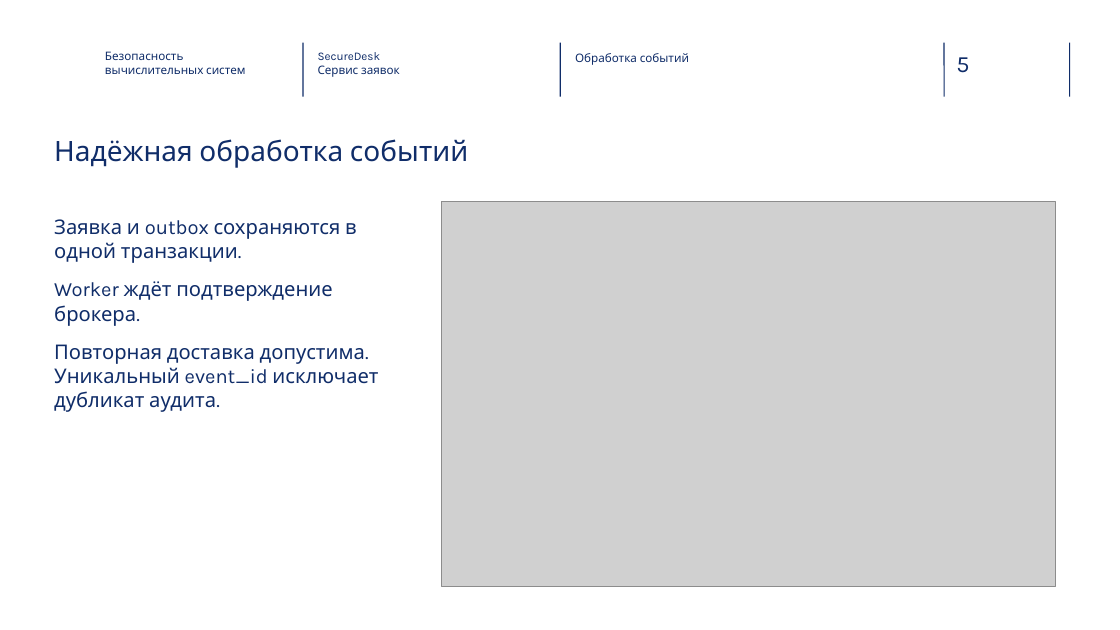
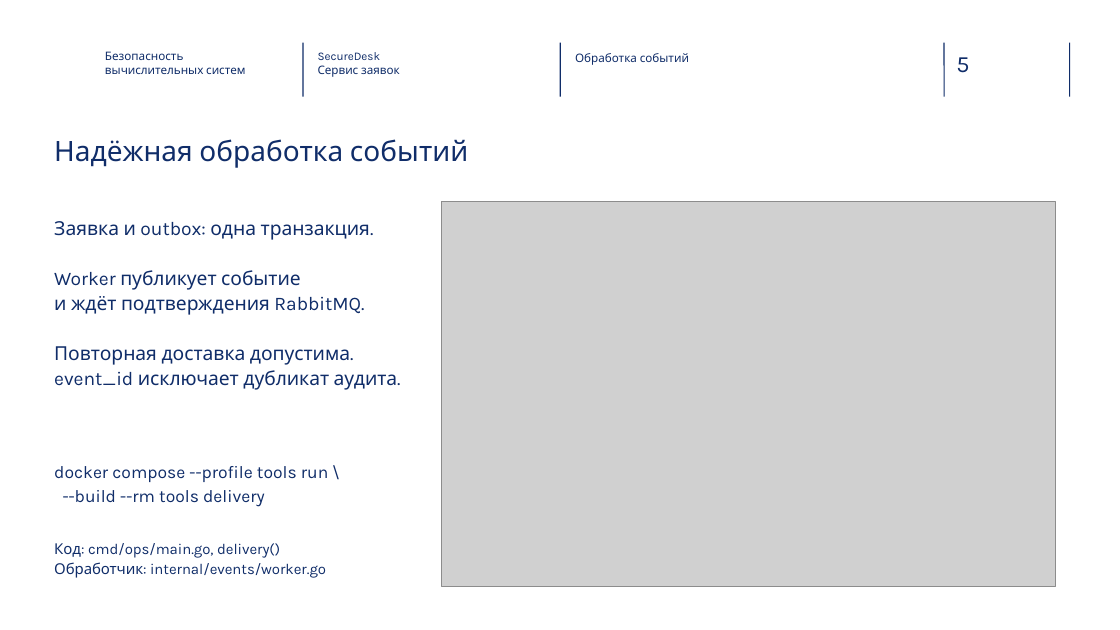
Before and after one commit to alalzhukof/vk-task, a slide deck: slide 5 of SecureDesk-HSE-v2.pptx. Drawn at 1120x630 pixels with LibreOffice and Linux fonts; fonts in the diff are those of the drawing; grey boxes stand for pictures; background and template pictures are left out. Boxes give left, top, right and bottom in pixels: in the first picture for what was removed or moved away, otherwise in the second. Text is boxed around its words. In the diff, an @@ line names an element or a change of style, - is before the commit and + after.

```diff
--- a/SecureDesk-HSE-v2.pptx
+++ b/SecureDesk-HSE-v2.pptx
@@ text at (54, 221, 398, 390): text changed; size 17.2 to 16.5 pt @@
-Заявка и outbox сохраняются в одной транзакции.
-Worker ждёт подтверждение брокера.
-Повторная доставка допустима. Уникальный event_id исключает дубликат аудита.
+Заявка и outbox: одна транзакция.
+Worker публикует событие
+и ждёт подтверждения RabbitMQ.
+Повторная доставка допустима.
+event_id исключает дубликат аудита.
@@ text added at (54, 466, 328, 507), 15 pt, text #102D69 @@
+docker compose --profile tools run \
+--build --rm tools delivery
@@ text added at (54, 543, 326, 578), 12.8 pt, text #102D69 @@
+Код: cmd/ops/main.go, delivery()
+Обработчик: internal/events/worker.go
```
Also in this commit, not shown: 9 other slides changed, 2 slides added.
